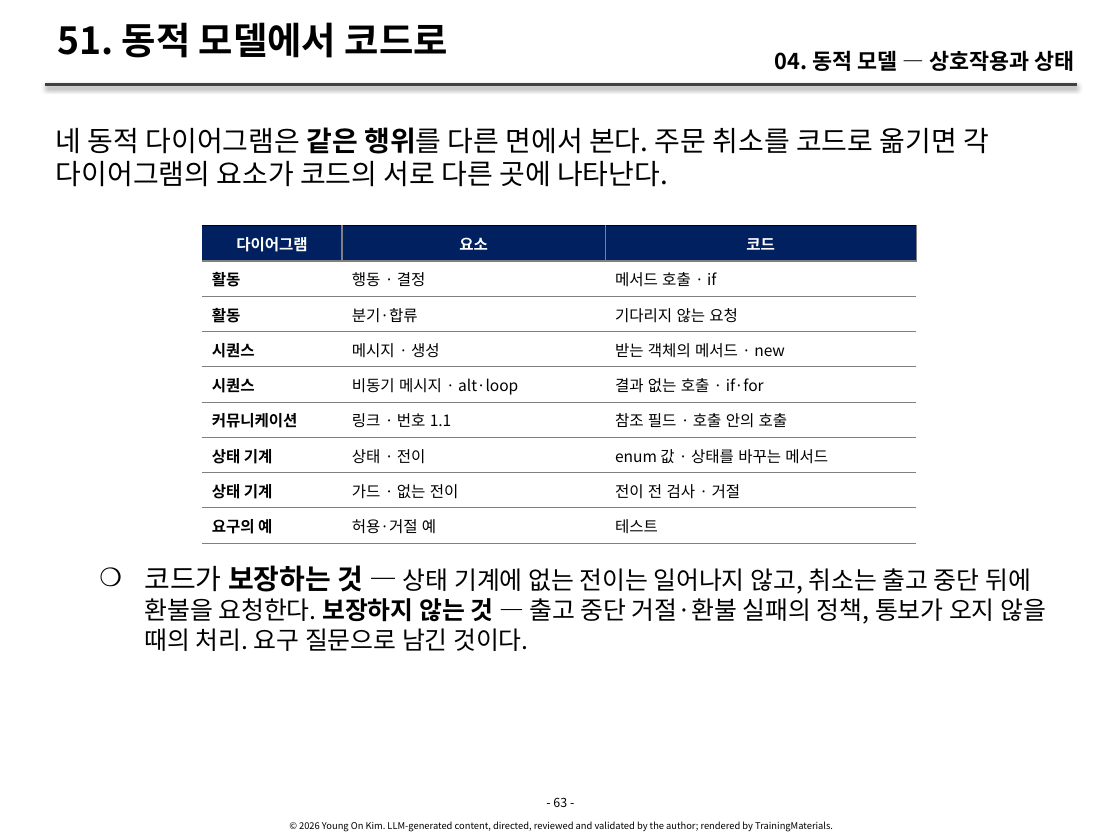
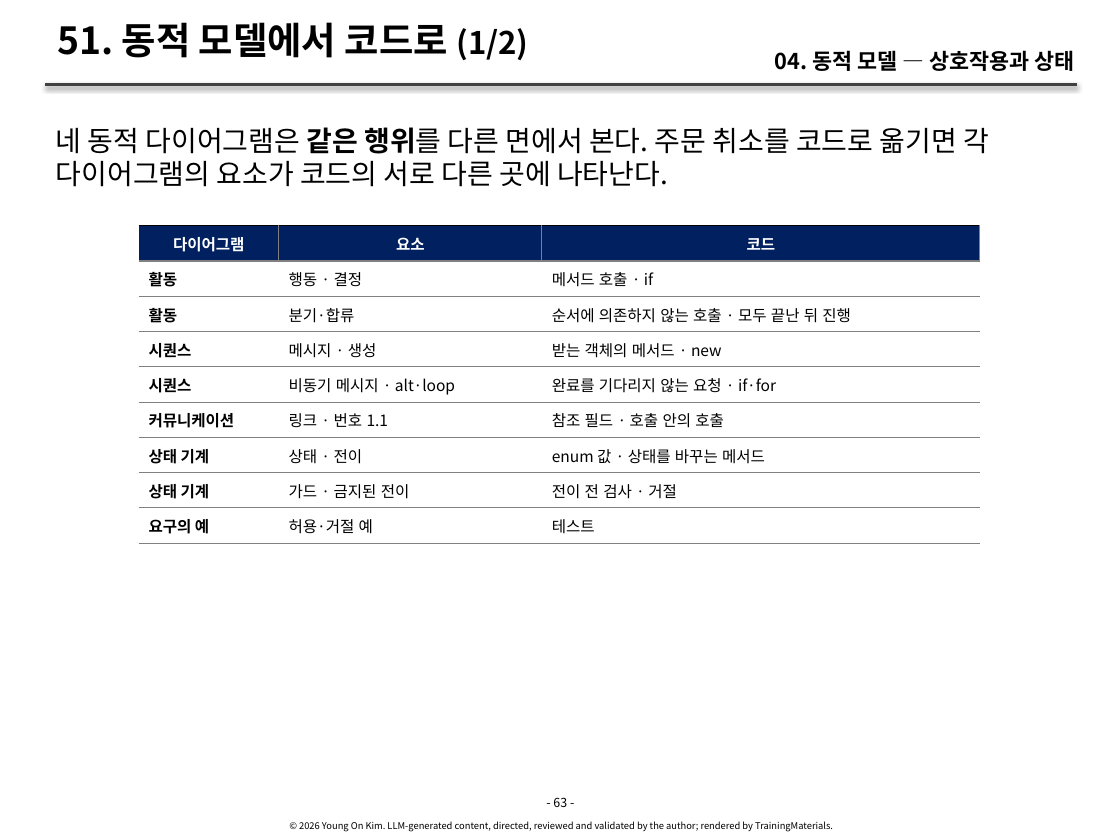
Before and after one commit to YoungSan77/TrainingMaterials, a slide deck: slide 63 of courses/ooad/sessions/s04.pptx. Drawn at 1120x840 pixels with LibreOffice and Linux fonts; fonts in the diff are those of the drawing. Boxes give left, top, right and bottom in pixels: in the first picture for what was removed or moved away, otherwise in the second. Text is boxed around its words. In the diff, an @@ line names an element or a change of style, - is before the commit and + after.

```diff
--- a/courses/ooad/sessions/s04.pptx
+++ b/courses/ooad/sessions/s04.pptx
@@ title at (57, 22, 528, 60): text changed @@
-51. 동적 모델에서 코드로
+51. 동적 모델에서 코드로 (1/2)
@@ table at (139, 226, 980, 701) @@
-row 3, column 3: 기다리지 않는 요청
+row 3, column 3: 순서에 의존하지 않는 호출 · 모두 끝난 뒤 진행
-row 5, column 3: 결과 없는 호출 · if·for
+row 5, column 3: 완료를 기다리지 않는 요청 · if·for
-row 8, column 2: 가드 · 없는 전이
+row 8, column 2: 가드 · 금지된 전이
@@ table: place and size @@
-table at (202, 226, 916, 701)
+table at (139, 226, 980, 701)
@@ text removed at (144, 565, 1046, 651) @@
-    ❍ 코드가 보장하는 것 — 상태 기계에 없는 전이는 일어나지 않고, 취소는 출고 중단 뒤에 환불을 요청한다. 보장하지 않는 것 — 출고 중단 거절·환불 실패의 정책, 통보가 오지 않을 때의 처리. 요구 질문으로 남긴 것이다.
```
Also in this commit, not shown: 17 other slides changed, 1 slide added, 19 other files.
